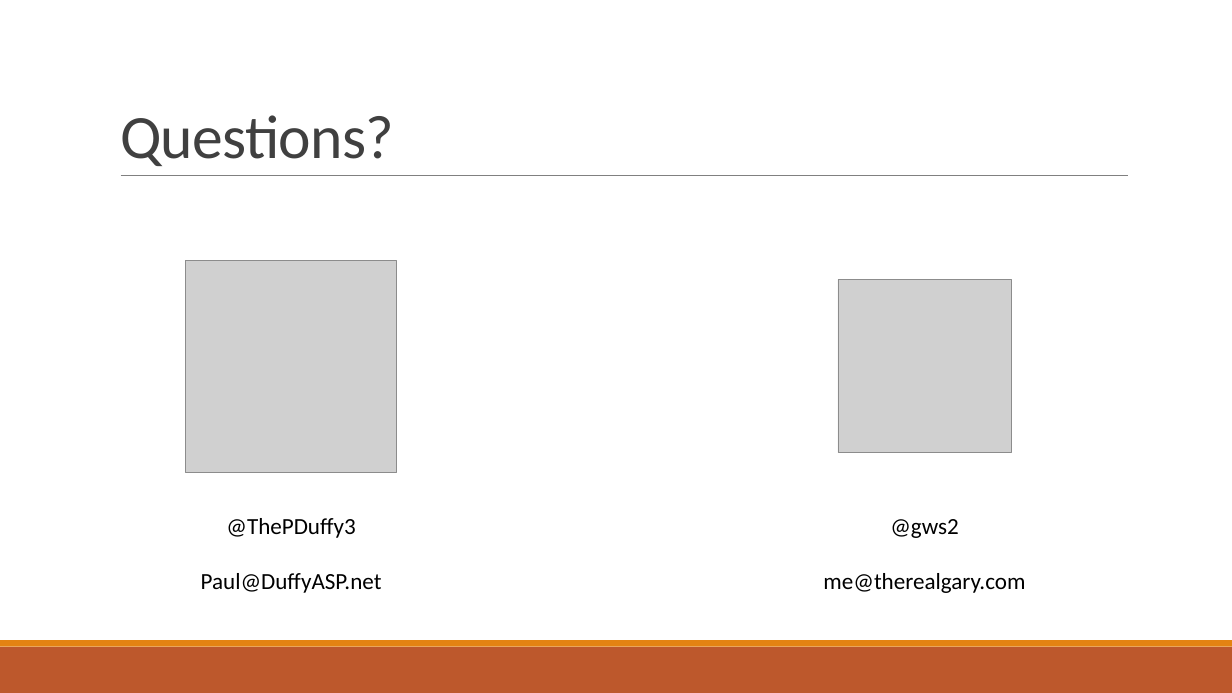
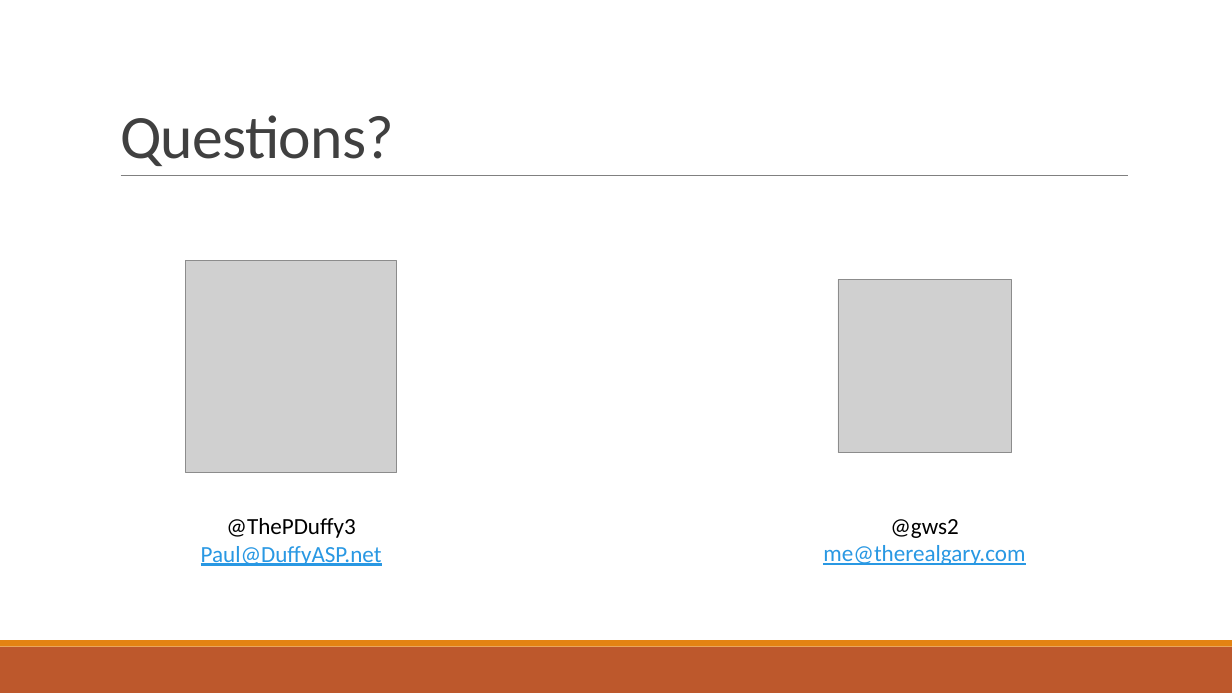
Before and after one commit to gws2/BostonCodeCamp26, a slide deck: slide 9 of TagHelpers.pptx (slide 8 before the commit). Drawn at 1232x693 pixels with LibreOffice and Linux fonts; fonts in the diff are those of the drawing; grey boxes stand for pictures. Boxes give left, top, right and bottom in pixels: in the first picture for what was removed or moved away, otherwise in the second. Text is boxed around its words. In the diff, an @@ line names an element or a change of style, - is before the commit and + after.

```diff
--- a/TagHelpers.pptx
+++ b/TagHelpers.pptx
@@ text at [201,546,382,566]: text colour #000000 to #2998E3, underline on in "Paul@DuffyASP.net" @@
@@ text at [823,545,1025,565]: text colour #000000 to #2998E3, underline on in "me@therealgary.com" @@
```
Also in this commit, not shown: 2 other slides changed, 2 slides added, 1 slide removed.
